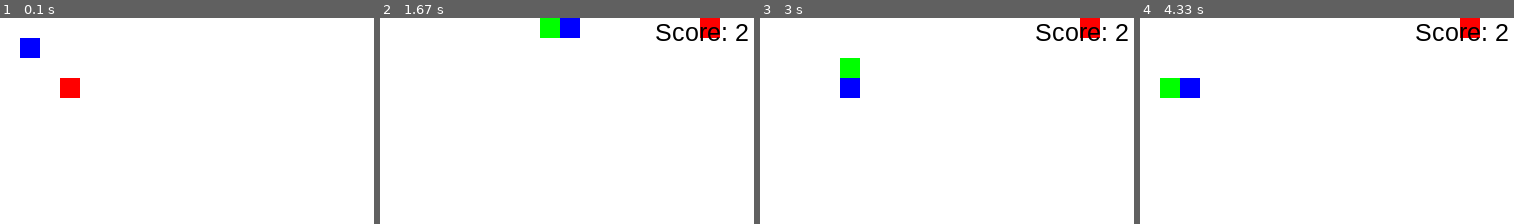
Above: before the commit, frames 1-4 (left to right).
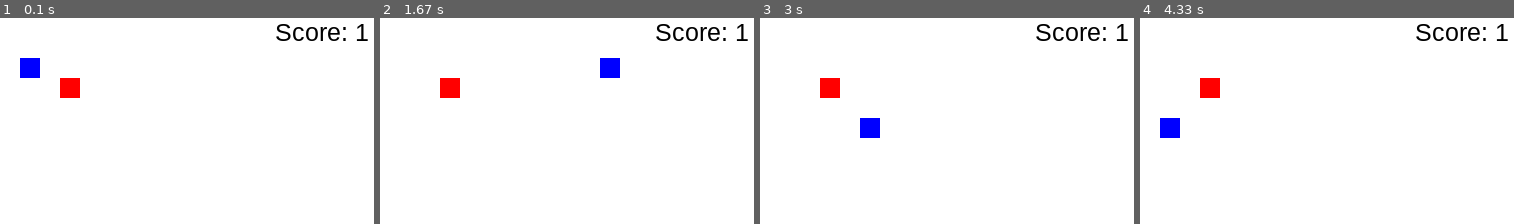
Above: after the commit, the same moments.

Repository: Joan-Gutierrez11/Snake-Game-Pygame
Game: pygame game, started from src/main.py
The game is run twice, just before and just after one commit, with the same random seed, the same clock (stepped at 60 frames per second) and the same inputs.
Inputs:
- Up to frame 1 (0.1 s): no input
- Up to frame 2 (1.67 s): hold Right 0.33-0.8 s; hold Up 0.83-1.13 s; hold Right 1.17-1.63 s
- Up to frame 3 (3 s): hold Left 1.67-2.2 s; hold Down 2.23-2.53 s; hold Backspace 2.57-2.97 s; hold Left 2.57-2.97 s
- Up to frame 4 (4.33 s): tap Enter at 3 s; hold Left 3.4-3.8 s; hold Up 3.83-4.2 s; hold Right from 4.23 s (still down)

The runs differ from the first frame. In frame 1, 1.7% of the frame differs, in the area x 5-99%, y 2-30%; in frame 2, 2.7%, in the area x 16-99%, y 0-39%; in frame 3, 2.7%; in frame 4, 2.7%.

Commit message:
Fix errors (Collisions) and add the teleport

Diff:
--- a/src/main.py
+++ b/src/main.py
@@ -1,11 +1,7 @@
 from modelos_juego import *
+from time import sleep
 
 class Game:
-    RED = (255, 0, 0)
-    WHITE = (255, 255, 255)
-    GREEN = (0, 255, 0)
-    BLACK = (0, 0, 0)
-
     def __init__(self, dimensions:tuple):
         self.window = None
         self.close_window = False
@@ -21,17 +17,17 @@
 
     def _init_window(self):
         self.window = pygame.display.set_mode(self.dimension)
-        self.window.fill((255, 255, 255))
+        self.window.fill(WHITE)
         pygame.display.set_caption(self.name)
         pygame.display.update()
 
     def _init_components(self):
-        self.snake = Snake(self.window, self.WHITE, (20,20), self.GREEN, 1)
+        self.snake = Snake(self.window, WHITE, (20,20), GREEN, BLUE, 1)
         self.apple = Apple(self.window)
 
     def display_score(self):
         font = pygame.font.SysFont('arial', 25)
-        score = font.render(f'Score: {self.snake.length}', True, self.BLACK)
+        score = font.render(f'Score: {self.snake.length}', True, BLACK)
         self.window.blit(score, (275, 0.5))
 
     def play(self):
@@ -39,20 +35,23 @@
         self.apple.draw_apple()
         self.display_score()
         pygame.display.update()
+        self.snake.teleport()
 
         if self.snake.head.exist_collison(self.apple):
             self.apple.move_other_position(self.snake)
             self.snake.increment_parts()
 
         if self.snake.auto_collision():
+            self.snake.change_color_lose(BLACK)
+            sleep(0.1)
             raise 'Collision'
 
     def show_game_over(self):
-        self.window.fill((255, 255, 255))
+        self.window.fill(WHITE)
         font = pygame.font.SysFont('arial', 20)
-        line1 = font.render(f'Game Over. Your score is: {self.snake.length}', True, self.BLACK)
+        line1 = font.render(f'Game Over. Your score is: {self.snake.length}', True, BLACK)
         self.window.blit(line1, (15, 40))
-        line2 = font.render('Press Enter to play Again or Esc to quit', True, self.BLACK)
+        line2 = font.render('Press Enter to play Again or Esc to quit', True, BLACK)
         self.window.blit(line2, (15, 70))
         pygame.display.update()
 
@@ -62,7 +61,7 @@
         game_over = False
 
         while not self.close_window:
-            pygame.time.delay(120)
+            #pygame.time.delay(120)
             for event in pygame.event.get():
                 if event.type == KEYDOWN:
                     #Pause the game
@@ -73,9 +72,11 @@
                             pause = False
 
                     if event.key == K_RETURN:
-                        pause = False
-                        if game_over:
-                            self._init_components()
+                        if pause:
+                            pause = False
+                            if game_over:
+                                game_over = False
+                                self._init_components()
 
                     #Exit the game
                     if event.key == K_ESCAPE:
@@ -100,7 +101,7 @@
                 self.show_game_over()
                 pause = True
                 game_over = True
-
+            sleep(0.1)
         pygame.quit()
         quit()
 
--- a/src/modelos_juego.py
+++ b/src/modelos_juego.py
@@ -3,6 +3,13 @@
 from random import randint
 
 BLOCK_SIZE = 20
+
+#Colors
+BLACK = (0, 0, 0)
+WHITE = (255, 255, 255)
+RED = (255, 0, 0)
+GREEN = (0, 255, 0)
+BLUE = (0, 0, 255)
 
 class Block:
 
@@ -46,16 +53,19 @@
 
 class Snake:
 
-    def __init__(self, parent_screen, color_screen, position_initial:tuple, color_blocks, length):
+    def __init__(self, parent_screen, color_screen,
+        position_initial:tuple, color_blocks, color_head, length):
         self.length = length
         self.parent_screen = parent_screen
+
         self.color_screen = color_screen
         self.color = color_blocks
+        self.color_lose = None
 
         self.parts = []
         self._add_blocks(position_initial[0], position_initial[1])
         self.head:Block = self.parts[0]
-        self.head.color = (0, 0, 255)
+        self.head.color = color_head
 
         self.direction = 'down'
         self.prev_direction = None
@@ -79,16 +89,20 @@
         self.direction = new_dir
 
     def move_up(self):
-        self._change_direction('up')
+        if self.direction != 'down' or self.length <= 2:
+            self._change_direction('up')
 
     def move_down(self):
-        self._change_direction('down')
+        if self.direction != 'up' or self.length <= 2:
+            self._change_direction('down')
 
     def move_left(self):
-        self._change_direction('left')
+        if self.direction != 'right' or self.length <= 2:
+            self._change_direction('left')
 
     def move_right(self):
-        self._change_direction('right')
+        if self.direction != 'left' or self.length <= 2:
+            self._change_direction('right')
 
     def walk(self):
         for i in range(self.length-1, 0, -1):
@@ -106,10 +120,20 @@
         self.draw()
 
     def auto_collision(self):
-        if self.direction == 'down' and not self.prev_direction == 'up'\
-            or self.direction == 'up' and not self.prev_direction == 'down':
-            return self.head in self.parts[1:]
+        return self.head in self.parts[1:]
 
-        if self.direction == 'left' and not self.prev_direction == 'right'\
-            or self.direction == 'right' and not self.prev_direction == 'left':
-            return self.head in self.parts[1:]
+    def teleport(self):
+        if self.head.posx == self.parent_screen.get_size()[0]:
+            self.head.posx = 0
+        elif self.head.posx < 0:
+            self.head.posx = self.parent_screen.get_size()[0] - BLOCK_SIZE
+
+        if self.head.posy == self.parent_screen.get_size()[1]:
+            self.head.posy = 0
+        elif self.head.posy < 0:
+            self.head.posy = self.parent_screen.get_size()[1] - BLOCK_SIZE
+
+    def change_color_lose(self, color):
+        self.head.color = color
+        self.head.draw_block(self.parent_screen)
+        pygame.display.update()
